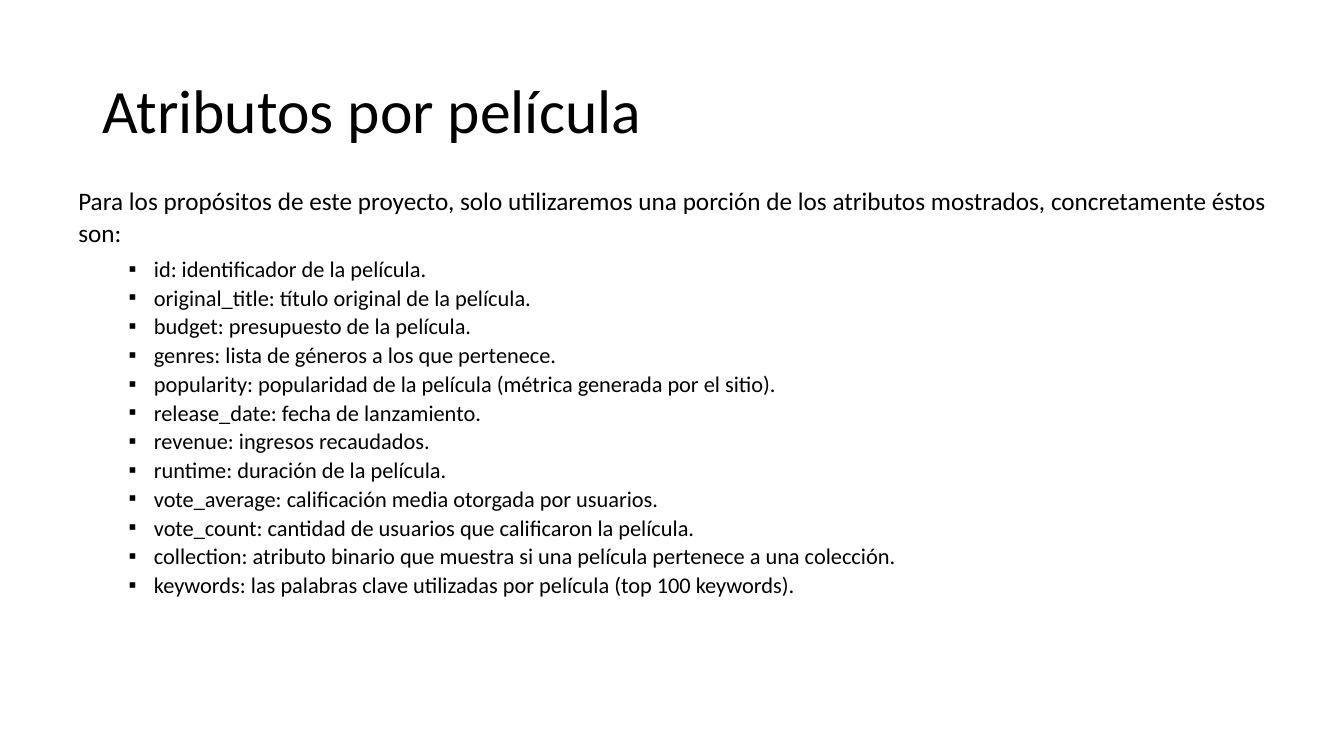
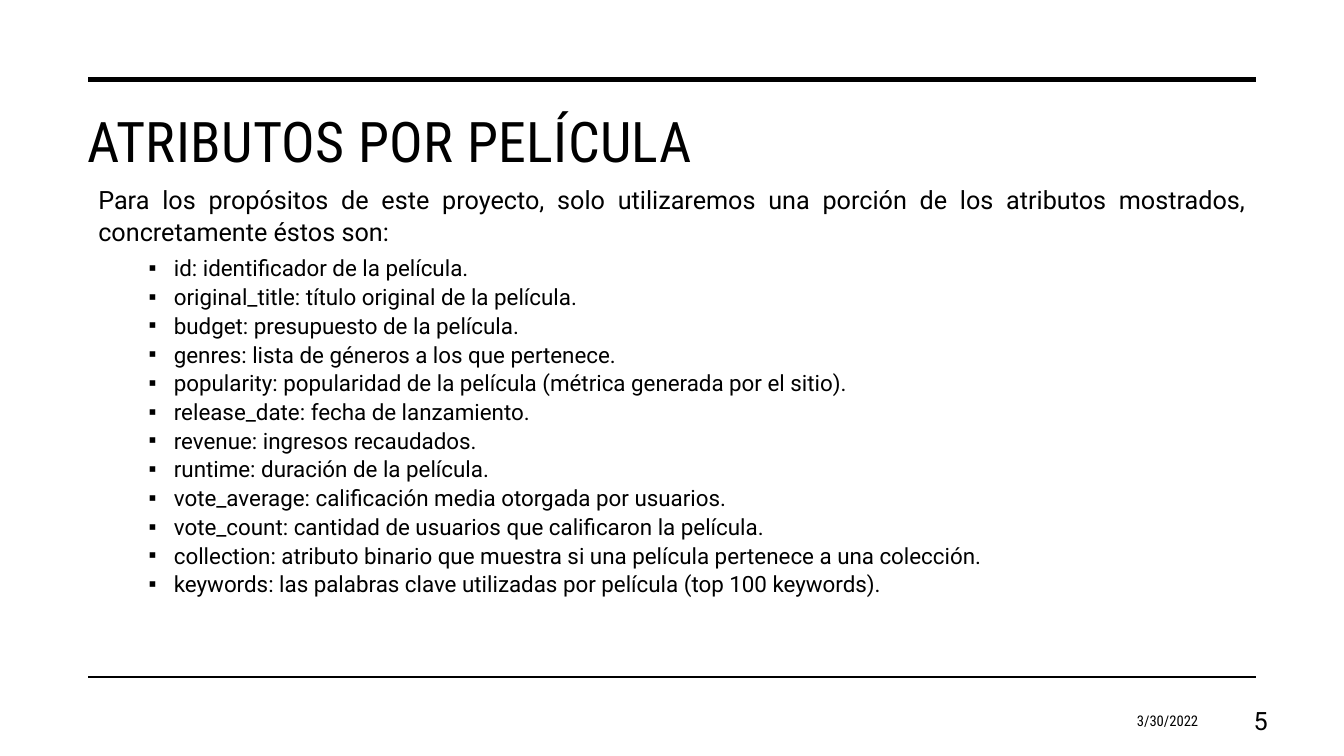
Before and after one commit to juanagsolano/content_based_filtering, a slide deck: slide 5 of report_files/Presentación del proyecto.pptx. Drawn at 1344x756 pixels with LibreOffice and Linux fonts; fonts in the diff are those of the drawing; background and template pictures are left out. Boxes give left, top, right and bottom in pixels: in the first picture for what was removed or moved away, otherwise in the second. Text is boxed around its words. In the diff, an @@ line names an element or a change of style, - is before the commit and + after.

```diff
--- a/report_files/Presentación del proyecto.pptx
+++ b/report_files/Presentación del proyecto.pptx
@@ line added from (89, 80) to (1256, 80), #000000 3.5 pt @@
@@ title "ATRIBUTOS POR PELÍCULA" at bbox=[87, 111, 692, 163]: vertical alignment middle to top @@
@@ title at bbox=[87, 111, 692, 163]: text changed; size 44 to 40 pt; font Calibri to Roboto Condensed @@
-Atributos por película
+ATRIBUTOS POR PELÍCULA
@@ text "Para los propósitos de este ...": place and size @@
-text "Para los propósitos de este ..." at bbox=[78, 192, 1265, 597]
+text "Para los propósitos de este ..." at bbox=[98, 190, 1245, 597]
@@ text "Para los propósitos de este ..." at bbox=[98, 190, 1245, 597]: font Calibri to Roboto @@
@@ line added from (89, 678) to (1256, 678), #000000 1 pt @@
@@ text added at bbox=[1137, 715, 1198, 727], 10.5 pt, text #000000 @@
+3/30/2022
@@ page number added at bbox=[1254, 712, 1268, 731], 18 pt, text #000000 @@
+5
```
Also in this commit, not shown: 12 other slides changed, 7 slides added, 5 slides removed, 2 other files.
